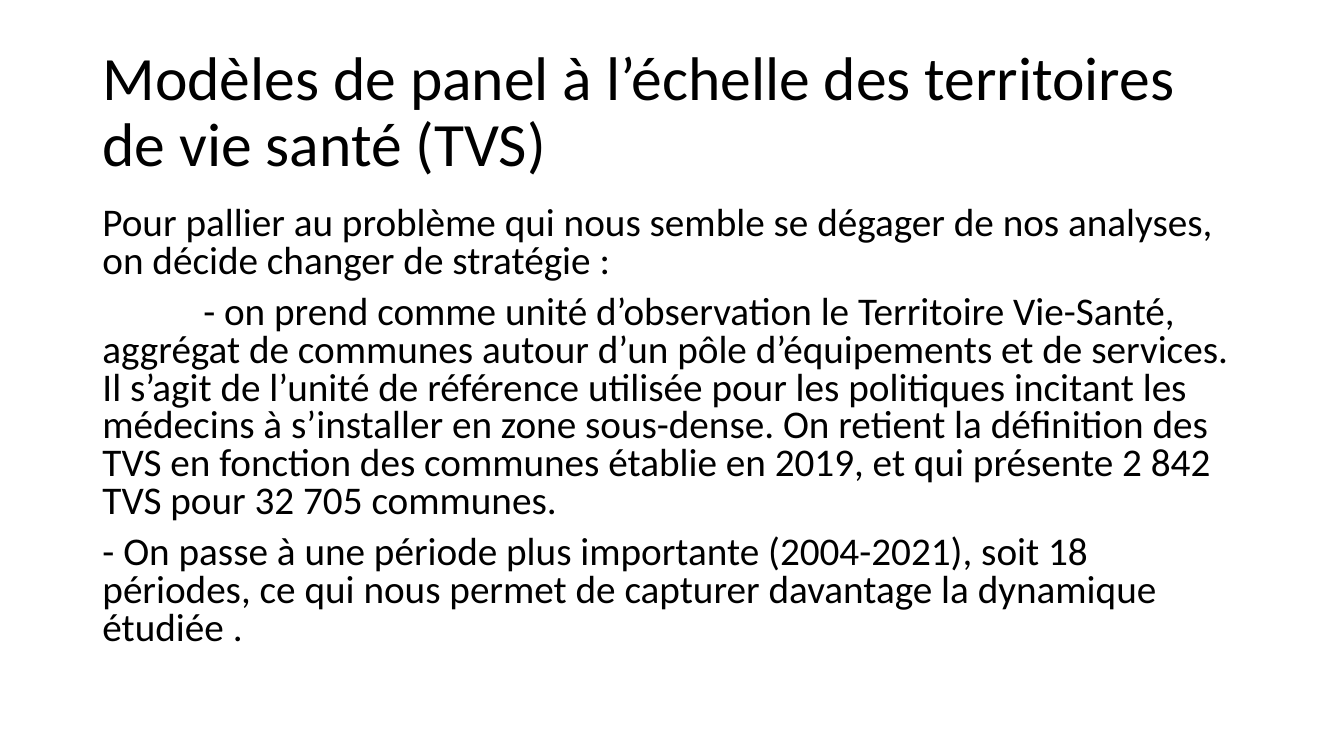
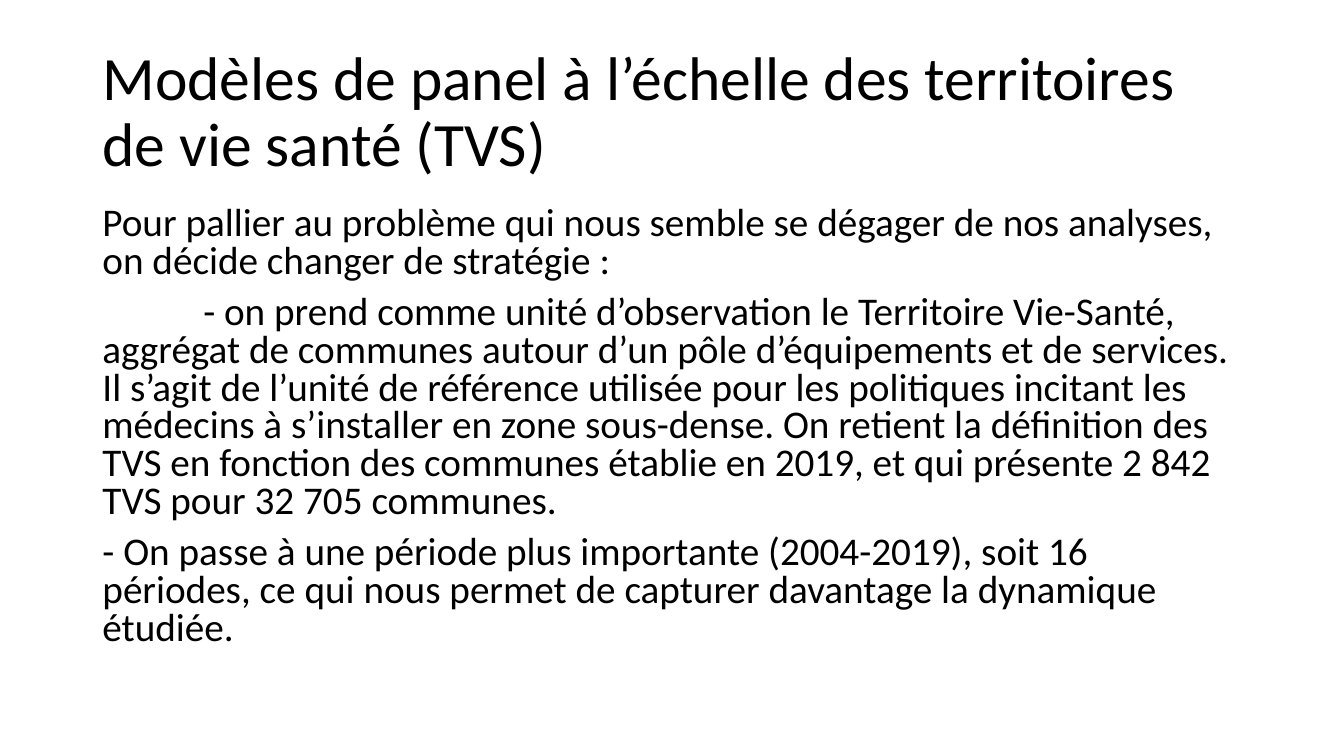
Before and after one commit to mchabaud/Project-DSSS, a slide deck: slide 12 of Presentation_13_04_22.pptx. Drawn at 1344x756 pixels with LibreOffice and Linux fonts; fonts in the diff are those of the drawing. Boxes give left, top, right and bottom in pixels: in the first picture for what was removed or moved away, otherwise in the second. Text is boxed around its words. In the diff, an @@ line names an element or a change of style, - is before the commit and + after.

```diff
--- a/Presentation_13_04_22.pptx
+++ b/Presentation_13_04_22.pptx
@@ text at [102,536,1157,642]: text changed @@
-- On passe à une période plus importante (2004-2021), soit 18 périodes, ce qui nous permet de capturer davantage la dynamique étudiée .
+- On passe à une période plus importante (2004-2019), soit 16 périodes, ce qui nous permet de capturer davantage la dynamique étudiée.
```
Also in this commit, not shown: 3 other slides changed, 2 slides added, 1 other file.
